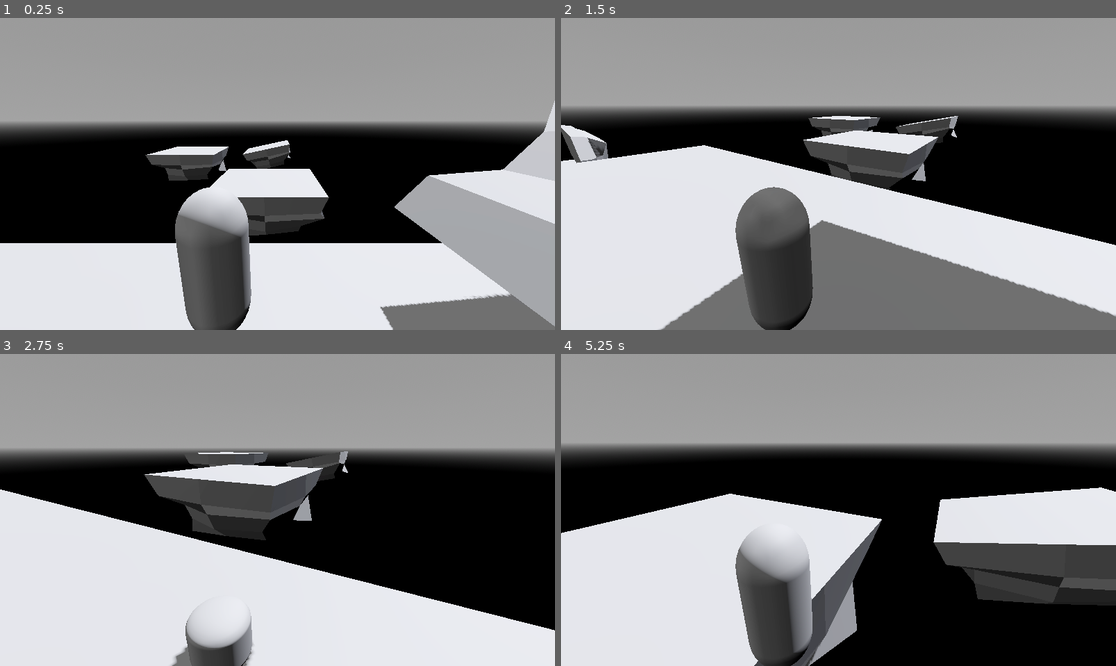
Above: before the commit, frames 1-4 (two rows, left to right).
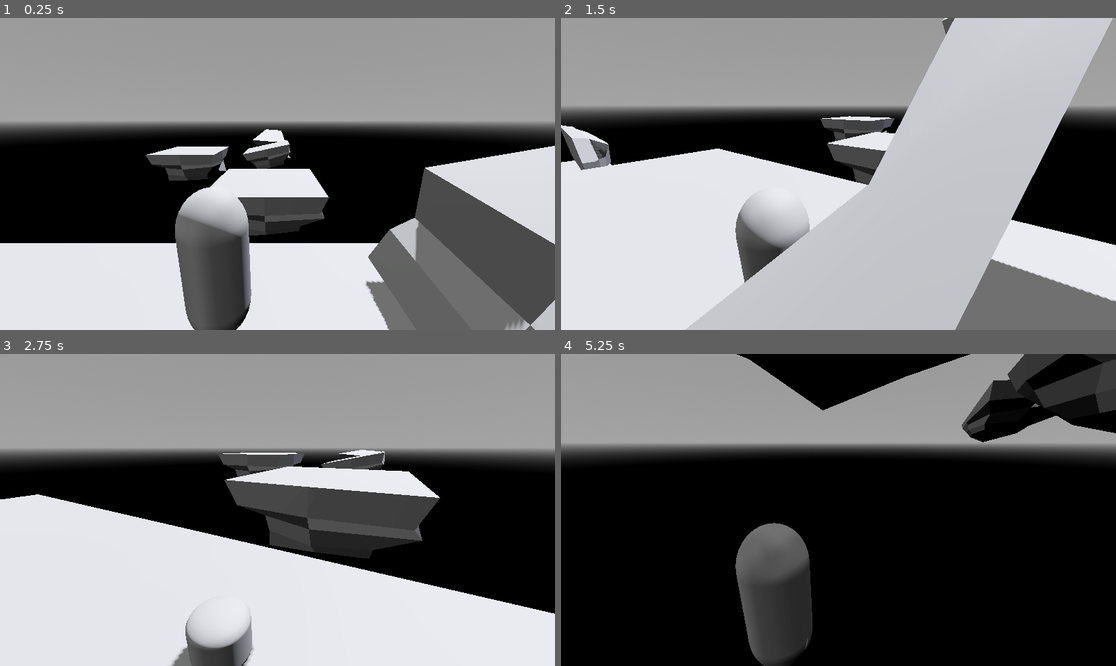
Above: after the commit, the same moments.

Repository: icyfirejosh4352/rigor-mortis
Game: Godot game, scene res://scenes/game.tscn
The game is run twice, just before and just after one commit, with the same random seed, the same clock (stepped at 60 frames per second) and the same inputs.
Inputs (mouse positions are in pixels of both pictures, inside the frame that each line leads up to):
- Up to frame 1 (0.25 s): no input
- Up to frame 2 (1.5 s): move the mouse to (960, 158) at 0.52 s; hold D (strafe right) 0.53-1.28 s; hold Ctrl (slide) 0.53-1.28 s; click (960, 158) at 0.67 s; tap Space (jump) at 0.77, 0.8, 1.07, 1.35 s; move the mouse to (810, 174) at 1.27 s; hold W (forward) from 1.28 s (still down)
- Up to frame 3 (2.75 s): keep holding W (forward); tap Space (jump) at 1.52, 1.82, 2.3 s; tap Ctrl (slide) at 1.55 s; move the mouse to (288, 503) at 2.02 s; hold Ctrl (slide) from 2.03 s (still down)
- Up to frame 4 (5.25 s): keep holding W (forward); move the mouse to (832, 516) at 2.77 s; release Ctrl (slide) at 2.78 s; tap Ctrl (slide) at 2.85, 4.35 s; tap Space (jump) at 3.02, 3.32, 4.52, 4.82 s; move the mouse to (877, 513) at 3.52 s; hold Space (jump) 3.53-4.28 s; move the mouse to (794, 506) at 4.27 s; move the mouse to (844, 510) at 5.02 s; hold Ctrl (slide) from 5.03 s (still down)

The runs differ from the first frame. In frame 1, 13% of the frame differs, in the area x 45-100%, y 26-100%; in frame 2, 39%; in frame 3, 14%; in frame 4, 44%, in the area x 0-100%, y 0-100%.

Commit message:
Movement rework
reworked movement, now state machine based. also changed some constants. Wallrunning yet to be implemented.

Diff:
--- a/scenes/game.tscn
+++ b/scenes/game.tscn
@@ -87,8 +87,11 @@
 [node name="Node3D4" parent="." unique_id=1517282573 instance=ExtResource("2_yqjtg")]
 transform = Transform3D(0.97748226, -0.21101773, 0, 0.21101773, 0.97748226, 0, 0, 0, 1, -1.6778426, 0, -58.027668)
 
+[node name="Node3D12" parent="." unique_id=790865842 instance=ExtResource("2_yqjtg")]
+transform = Transform3D(0.96122736, 0.079738624, -0.0032007769, -0.07629435, 1.0046272, -0.02178054, 0.00019082986, 0.002985564, 7.4145346, -2.0596752, 0, -120.98582)
+
 [node name="Node3D5" parent="." unique_id=1028108194 instance=ExtResource("2_yqjtg")]
-transform = Transform3D(0.9787208, -0.20519647, 1.7938845e-08, -0.20519647, -0.9787208, 8.556249e-08, 0, -8.742278e-08, -1, 13.734924, 3.8064885, -0.62195253)
+transform = Transform3D(-1.0000001, 8.742278e-08, 0, -8.7422784e-08, -0.99999994, 0, 0, 0, 1, 12.670995, 2.1920247, -0.632816)
 
 [node name="Node3D6" parent="." unique_id=2127619818 instance=ExtResource("2_yqjtg")]
 transform = Transform3D(1, 0, 0, 0, 1, 0, 0, 0, 1, 27.2023, -3.1248534, 1.4575214)
--- a/scripts/player.gd
+++ b/scripts/player.gd
@@ -28,9 +28,9 @@
 # Smoothing for Accelaration, applied separately from GROUND_SLOW_MULT (I think?).
 const ACCEL_SMOOTH = 5.0
 # friction during Sliding. less than Ground, more than Air.
-const SLIDE_SLOW = 0.2
-# Initial speed boost that the velocity of the x and z axes are multiplied.
-const SLIDE_SPDBST = 2.0
+const SLIDE_SLOW = 0.4
+# Initial speed boost that the velocity of the x and z axes are multiplied by.
+const SLIDE_SPDBST = 3.0
 # minimum speed while sliding. could use this for crouching.
 const SLIDE_MINSPEED = 2.0
 # Wallrunning speed multiplier.
@@ -41,6 +41,14 @@
 
 # mouse sensitivity.
 @export var mouse_sensitivity: float = 0.002
+
+enum PlayerStates
+{
+	DEFAULT,
+	SLIDING,
+	WALLRUNNING
+}
+var PlayerState = PlayerStates.DEFAULT
 
 # idk sum mouse shi
 func _unhandled_input(event: InputEvent) -> void:
@@ -58,111 +66,108 @@
 
 # All the physics calculations.
 func _physics_process(delta: float) -> void:
-	# Add the gravity.
-	if not is_on_floor():
-		velocity += get_gravity() * delta
 
+	if Input.is_action_pressed("slide") && Input.is_action_pressed("jump"):
+		print("both pressed")
+
+#	PlayerState = PlayerStates.DEFAULT
 	var input_dir := Input.get_vector("strafe left", "strafe right", "forward", "backward")
 	var direction := (eyes.transform.basis * Vector3(input_dir.x, 0, input_dir.y)).normalized()
 
 	#Air friction calculation. only occurs while in air. (I think)
 	if !is_on_floor():
+		velocity += get_gravity() * delta
 		velocity.x = lerp(velocity.x, direction.x * SPEED, ACCEL_SMOOTH * delta * (1/AIR_SLOW_MULT))
 		velocity.z = lerp(velocity.z, direction.z * SPEED, ACCEL_SMOOTH * delta * (1/AIR_SLOW_MULT))
-		IsSliding = false
-
-		# Wallrunning.
-		# I'm sorry, I had to ask gemini for checking collsiding plane's normal.
-#		var collsion = move_and_collide(velocity * delta)
-#		if collsion:
-#			var normal = collsion.get_normal()
-#			var Ref = Vector3.UP
-#			var angle = rad_to_deg(normal.angle_to(Ref))
-#			print (angle)
-#
-#			if angle >= 75 && angle <= 100:
-#				print ("Can Wallrun")
-
+		PlayerState = PlayerStates.DEFAULT
+		head.disabled = false
+		FullMesh.visible = true
+		SlideMesh.visible = false
 
 	#All the important stuff is here.
 	elif is_on_floor():
-		# By default, assumes the player isn't sliding.
-		IsSliding = false
+		PlayerState = PlayerStates.DEFAULT
+		if Input.is_action_just_pressed("slide"):
+			PlayerState = PlayerStates.SLIDING
+			velocity = Vector3(velocity.x * SLIDE_SPDBST, velocity.y, velocity.z * SLIDE_SPDBST)
+		elif Input.is_action_pressed("slide"):
+			PlayerState = PlayerStates.SLIDING
 
-		# Multiplies velocity by SLIDE_SPDBST when the slide button is intially pressed.
-		if Input.is_action_just_pressed("slide"):
-			IsSliding = true
-			velocity = Vector3(velocity.x * SLIDE_SPDBST, velocity.y, velocity.z * SLIDE_SPDBST)
+		match PlayerState:
+			PlayerStates.DEFAULT:
+				head.disabled = false
+				FullMesh.visible = true
+				SlideMesh.visible = false
 
-		# Lerps(I think) the velocity to the minimum sliding velocity.
-		if Input.is_action_pressed("slide"):
-			IsSliding = true
-			velocity = velocity.move_toward(Vector3(SLIDE_MINSPEED * direction.x, velocity.y, SLIDE_MINSPEED * direction.z), SLIDE_SLOW)
 
-			# Disables the head collider.
-			# TODO: add a boolean for sliding (I dont wanna keep checking Input.is_action_pressed)
-			head.disabled = true
+				# If not sliding and there is any direction input at all,
+				# sets velocity to direction into speed for x and z axes, using ACCEL_SMOOTH as delta.
+				if direction.z != 0 && direction.x != 0:
+					velocity = velocity.move_toward(Vector3(direction.x * SPEED, direction.y, direction.z * SPEED), ACCEL_SMOOTH)
 
-		# If not pressing Slide and there is any direction input at all,
-		# sets velocity to direction into speed for x and z axes, using ACCEL_SMOOTH as delta.
-		elif direction.z != 0 && direction.x != 0:
-			velocity = velocity.move_toward(Vector3(direction.x * SPEED, direction.y, direction.z * SPEED), ACCEL_SMOOTH)
+				# If no input in either axes (x or z), uses different method (just lerp) to calculate velocity.
+				# Definitely a better way to do this exists, but it's 1:00 and I wanna sleep.
+				# also think this messes with the previous elif clause's velocity calculation. possibly. I dont care, movement feels okay.
+				# TODO: fix ts
+				else:
+					if direction.z == 0:
+						velocity.z = lerp(velocity.z, direction.z * SPEED, ACCEL_SMOOTH * delta * GROUND_SLOW_MULT)
+					if direction.x == 0:
+						velocity.x = lerp(velocity.x, direction.x * SPEED, ACCEL_SMOOTH * delta * GROUND_SLOW_MULT)
 
-		# If no input in either axes (x or z), uses different method (just lerp) to calculate velocity.
-		# Definitely a better way to do this exists, but it's 1:00 and I wanna sleep.
-		# also think this messes with the previous elif clause's velocity calculation. possibly. I dont care, movement feels okay.
-		# TODO: fix ts
-		else:
-			if direction.z == 0:
-				velocity.z = lerp(velocity.z, direction.z * SPEED, ACCEL_SMOOTH * delta * GROUND_SLOW_MULT)
-			if direction.x == 0:
-				velocity.x = lerp(velocity.x, direction.x * SPEED, ACCEL_SMOOTH * delta * GROUND_SLOW_MULT)
+				# TODO: rework this for future possibility of double jump and wall jump, maybe use a boolean, idk.
+				if Input.is_action_just_pressed("jump"):
+					# Instantly sets y velocity to JUMP_VELOCITY. do I need to change this? idk
+					velocity.y = JUMP_VELOCITY
 
-			# Enables the head collider.
-			head.disabled = false
+					#TODO: findout if this screws with the other calculation.
+					velocity.x += direction.x * (SPEED * JUMP_SPDBST)
+					velocity.z += direction.z * (SPEED * JUMP_SPDBST)
+			PlayerStates.SLIDING:
+				velocity = velocity.move_toward(Vector3(SLIDE_MINSPEED * direction.x, velocity.y, SLIDE_MINSPEED * direction.z), SLIDE_SLOW)
+				FullMesh.visible = false
+				SlideMesh.visible = true
+				head.disabled = true
 
-	# Jumps if on floor.
-	# TODO: rework this for future possibility of double jump and wall jump, maybe use a boolean, idk.
-	if Input.is_action_just_pressed("jump") and is_on_floor():
-		# Instantly sets y velocity to JUMP_VELOCITY. do I need to change this? idk
-		velocity.y = JUMP_VELOCITY
+				# TODO: rework this for future possibility of double jump and wall jump, maybe use a boolean, idk.
+				if Input.is_action_just_pressed("jump"):
+					head.disabled = false
+					FullMesh.visible = true
+					SlideMesh.visible = false
+					PlayerState = PlayerStates.DEFAULT
+					# Instantly sets y velocity to JUMP_VELOCITY. do I need to change this? idk
+					velocity.y = JUMP_VELOCITY
 
-		#TODO: findout if this screws with the other calculation.
-		velocity.x += direction.x * (SPEED * JUMP_SPDBST)
-		velocity.z += direction.z * (SPEED * JUMP_SPDBST)
+					#TODO: findout if this screws with the other calculation.
+					velocity.x += direction.x * (SPEED * JUMP_SPDBST)
+					velocity.z += direction.z * (SPEED * JUMP_SPDBST)
 
-	if IsSliding:
-		FullMesh.visible = false
-		SlideMesh.visible = true
-	else:
-		FullMesh.visible = true
-		SlideMesh.visible = false
 
 	move_and_slide()
 
-	if is_on_wall():
-		var wall_normal = get_wall_normal()
-		var wall_angle = rad_to_deg(wall_normal.angle_to(Vector3.UP))
+#	if is_on_wall():
+#		var wall_normal = get_wall_normal()
+#		var wall_angle = rad_to_deg(wall_normal.angle_to(Vector3.UP))
 
 #		var flat_wallN = Vector3(wall_normal.x, 0, wall_normal.z).normalized()
 #		var flat_LookDir = Vector3(-global_transform.basis.z.x, 0, -global_transform.basis.z.z).normalized()
 
 #		var angle_diff = flat_wallN.signed_angle_to(flat_LookDir, Vector3.UP)
-		var LookMult = 0
-		if input_dir.y > 0:
-			LookMult = -1
-		elif input_dir.y < 0:
-			LookMult = 1
+#		var LookMult = 0
+#		if input_dir.y > 0:
+#			LookMult = -1
+#		elif input_dir.y < 0:
+#			LookMult = 1
 #		print ("LookMult: ",LookMult)
 #		print ("wall_angle: ", wall_angle)
 #		print("angle_diff: ", angle_diff)
 #		print ("flat wallN: ", flat_wallN)
 #		print ("flat LookDir: ", flat_LookDir)
-		if wall_angle >= 75 && wall_angle <= 100:
+#		if wall_angle >= 75 && wall_angle <= 100:
 #			print ("can wallrun")
 #			print (wall_normal)
-			var rotatedNormal = wall_normal.rotated(Vector3.UP, deg_to_rad(90)).normalized()
-			velocity = rotatedNormal * SPEED * WALLRUN_MULT
-			print (velocity)
+#			var rotatedNormal = wall_normal.rotated(Vector3.UP, deg_to_rad(90)).normalized()
+#			velocity = rotatedNormal * SPEED * WALLRUN_MULT
+#			print (velocity)
 
 			# need to rework ENTIRE movement system to use state machines. highly inefficient to do everything like this.
